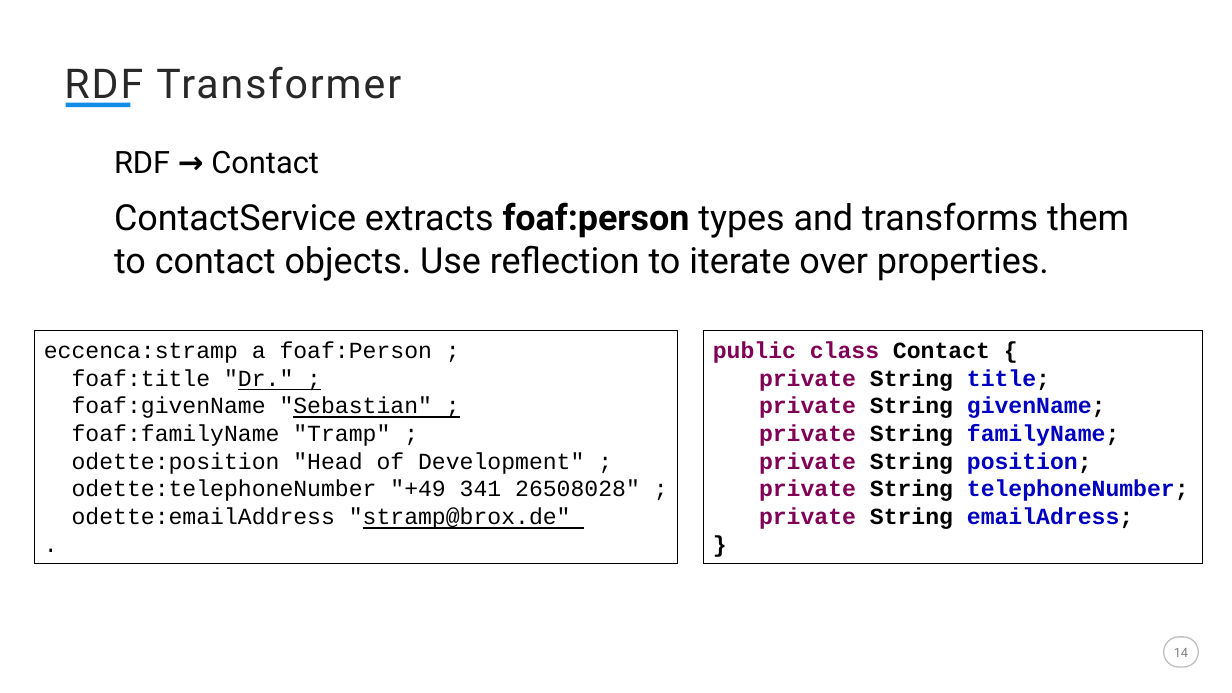
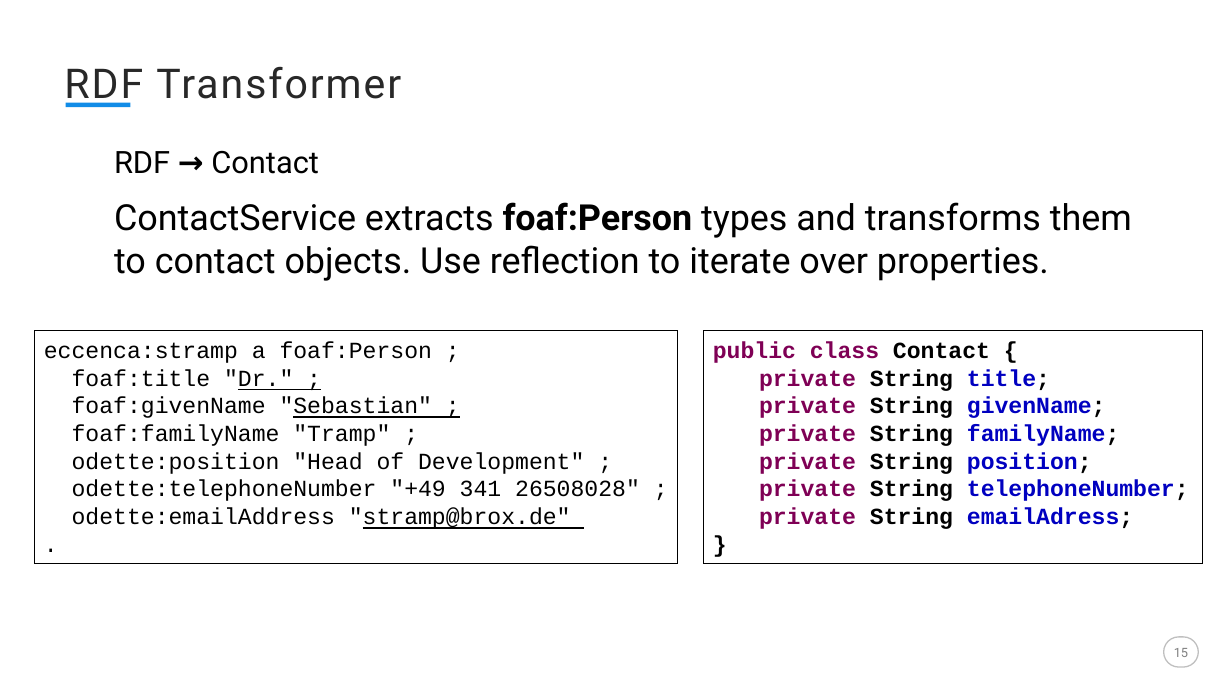
Before and after one commit to EIS-Bonn/MA-INF3232-Lab-SS2015, a slide deck: slide 15 of GroupF/Presentations/Final Presentation.pptx (slide 14 before the commit). Drawn at 1232x693 pixels with LibreOffice and Linux fonts; fonts in the diff are those of the drawing. Boxes give left, top, right and bottom in pixels: in the first picture for what was removed or moved away, otherwise in the second. Text is boxed around its words. In the diff, an @@ line names an element or a change of style, - is before the commit and + after.

```diff
--- a/GroupF/Presentations/Final Presentation.pptx
+++ b/GroupF/Presentations/Final Presentation.pptx
@@ text at box(114, 202, 1132, 281): text changed @@
-ContactService extracts foaf:person types and transforms them to contact objects. Use reflection to iterate over properties.
+ContactService extracts foaf:Person types and transforms them to contact objects. Use reflection to iterate over properties.
@@ page number at box(1174, 648, 1188, 657): text changed @@
-14
+15
```
Also in this commit, not shown: 2 other slides changed, 1 slide added.
